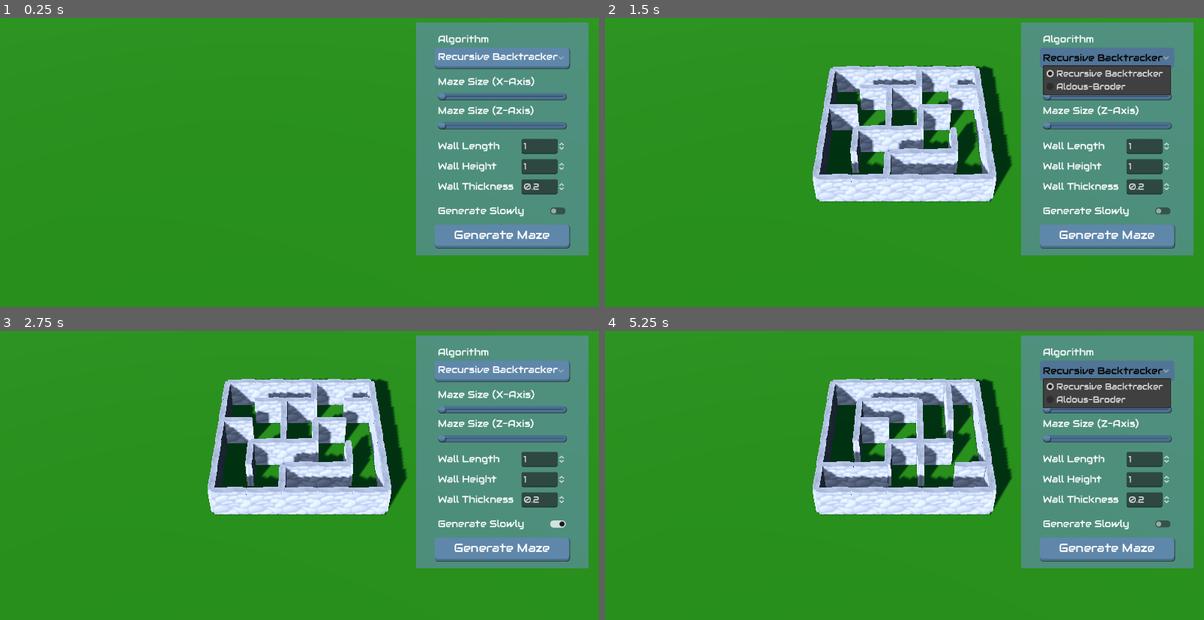
Above: before the commit, frames 1-4 (two rows, left to right).
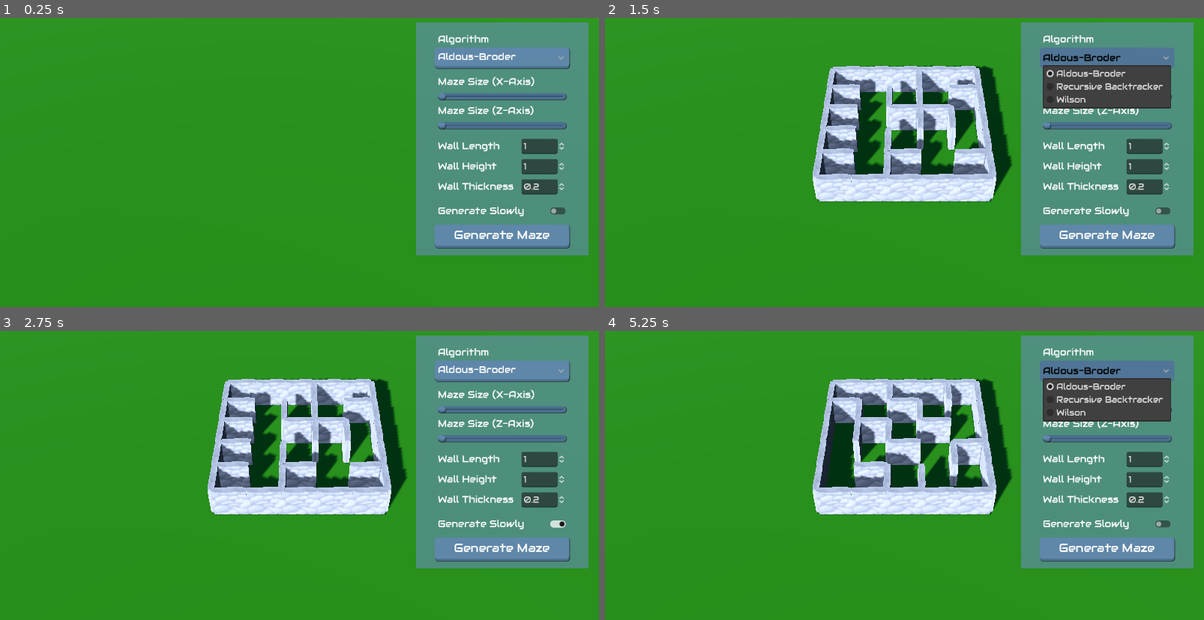
Above: after the commit, the same moments.

Repository: GuiBDBello/godot-maze-generator
Game: Godot game, scene res://scenes/playable/game.tscn
Same seed, same stepped clock (60 frames per second), same inputs: the game is played once before the commit and once after it.
Inputs (mouse positions are in pixels of both pictures, inside the frame that each line leads up to):
- Up to frame 1 (0.25 s): no input
- Up to frame 2 (1.5 s): click "Generate Maze" at 0.5 s; click "Recursive Backtracker" (after the commit: "Aldous-Broder") at 1.25 s
- Up to frame 3 (2.75 s): click (557, 524) at 2 s
- Up to frame 4 (5.25 s): click "Recursive Backtracker" (after the commit: "Aldous-Broder") at 2.75 s; click (1162, 524) at 3.5 s; click "Generate Maze" at 4.25 s; click "Recursive Backtracker" (after the commit: "Aldous-Broder") at 5 s

The runs differ from the first frame. In frame 1, 0.3% of the frame differs, in the area x 73-94%, y 11-15%; in frame 2, 6.7%, in the area x 36-95%, y 12-55%; in frame 3, 5.3%; in frame 4, 5.9%.

Commit message:
Add Wilson maze generation algorithm

Diff:
--- a/scenes/maze/maze_cell.gd
+++ b/scenes/maze/maze_cell.gd
@@ -1,4 +1,4 @@
-extends Node3D
+class_name MazeCell extends Node3D
 
 @onready var wall_north: MeshInstance3D = $"Wall North"
 @onready var wall_south: MeshInstance3D = $"Wall South"
--- a/scenes/maze/maze_generator/aldous_broder/aldous_broder.gd
+++ b/scenes/maze/maze_generator/aldous_broder/aldous_broder.gd
@@ -11,7 +11,7 @@
 
 	var unvisited_cells = (maze.width * maze.height) - 1
 	while unvisited_cells > 0:
-		var current_neighbour: Node3D = super.get_random_neighbour(get_neighbours(current_cell, maze_grid))
+		var current_neighbour: Node3D = super.get_random_neighbour_from_array(get_neighbours(current_cell, maze_grid))
 
 		if not current_neighbour.is_visited:
 			super.remove_walls_between(current_cell, current_neighbour)
@@ -22,21 +22,3 @@
 				await get_tree().create_timer(0.05).timeout
 
 		current_cell = current_neighbour
-
-
-func get_neighbours(current_cell: Node3D, maze_grid: Array) -> Array:
-	var neighbours: Array = []
-
-	if current_cell.grid_position_x > 0:
-		neighbours.push_back(maze_grid[current_cell.grid_position_x - 1][current_cell.grid_position_y])
-
-	if current_cell.grid_position_x < maze_grid.size() - 1:
-		neighbours.push_back(maze_grid[current_cell.grid_position_x + 1][current_cell.grid_position_y])
-
-	if current_cell.grid_position_y > 0:
-		neighbours.push_back(maze_grid[current_cell.grid_position_x][current_cell.grid_position_y - 1])
-
-	if current_cell.grid_position_y < maze_grid[current_cell.grid_position_x].size() - 1:
-		neighbours.push_back(maze_grid[current_cell.grid_position_x][current_cell.grid_position_y + 1])
-
-	return neighbours
--- a/scenes/maze/maze_generator/grid_based_maze_generator.gd
+++ b/scenes/maze/maze_generator/grid_based_maze_generator.gd
@@ -30,7 +30,25 @@
 	return maze_grid[maze_start_position_width][maze_start_position_height]
 
 
-func get_random_neighbour(cell_neighbours: Array) -> Node3D:
+func get_neighbours(current_cell: Node3D, maze_grid: Array) -> Array:
+	var neighbours: Array = []
+
+	if current_cell.grid_position_x > 0:
+		neighbours.push_back(maze_grid[current_cell.grid_position_x - 1][current_cell.grid_position_y])
+
+	if current_cell.grid_position_x < maze_grid.size() - 1:
+		neighbours.push_back(maze_grid[current_cell.grid_position_x + 1][current_cell.grid_position_y])
+
+	if current_cell.grid_position_y > 0:
+		neighbours.push_back(maze_grid[current_cell.grid_position_x][current_cell.grid_position_y - 1])
+
+	if current_cell.grid_position_y < maze_grid[current_cell.grid_position_x].size() - 1:
+		neighbours.push_back(maze_grid[current_cell.grid_position_x][current_cell.grid_position_y + 1])
+
+	return neighbours
+
+
+func get_random_neighbour_from_array(cell_neighbours: Array) -> Node3D:
 	var neighbour_position: int = rng.randi_range(0, cell_neighbours.size() - 1)
 	return cell_neighbours[neighbour_position]
 
--- a/scenes/maze/maze_generator/recursive_backtracker/recursive_backtracker.gd
+++ b/scenes/maze/maze_generator/recursive_backtracker/recursive_backtracker.gd
@@ -19,7 +19,7 @@
 		if not unvisited_neighbours.is_empty():
 			cell_stack.push_back(current_cell)
 
-			var current_neighbour: Node3D = super.get_random_neighbour(unvisited_neighbours)
+			var current_neighbour: Node3D = super.get_random_neighbour_from_array(unvisited_neighbours)
 			super.remove_walls_between(current_cell, current_neighbour)
 			current_neighbour.visit()
 			cell_stack.push_back(current_neighbour)
--- /dev/null
+++ b/scenes/maze/maze_generator/wilson/wilson.gd
@@ -0,0 +1,46 @@
+extends GridBasedMazeGenerator
+
+
+func generate_maze(maze: Maze, is_generated_slowly: bool) -> void:
+	super.center_maze_on_screen(maze.width, maze.height, maze.wall_length)
+
+	var maze_grid: Array = await super.generate_cell_grid(maze.width, maze.height, maze.wall_length, maze.wall_height, maze.wall_thickness)
+
+	var unvisited_cells: int = maze.width * maze.height
+
+	var initial_cell: MazeCell = super.randomize_start_position(maze_grid, maze.width, maze.height)
+	initial_cell.visit()
+	unvisited_cells -= 1
+
+	while unvisited_cells > 0:
+		var current_cell: MazeCell = super.randomize_start_position(maze_grid, maze.width, maze.height)
+		while current_cell.is_visited:
+			current_cell = super.randomize_start_position(maze_grid, maze.width, maze.height)
+
+		var cell_neighbours: Array = super.get_neighbours(current_cell, maze_grid)
+		var current_neighbour: MazeCell = super.get_random_neighbour_from_array(cell_neighbours)
+
+		var walked_cells: Array[MazeCell] = [current_cell]
+
+		while not current_neighbour.is_visited:
+			if walked_cells.has(current_neighbour):
+				var last_cell: MazeCell = walked_cells[-1]
+				while not current_neighbour == last_cell:
+					walked_cells.pop_back()
+					last_cell = walked_cells[-1]
+			else:
+				walked_cells.push_back(current_neighbour)
+
+			current_cell = current_neighbour
+			cell_neighbours = super.get_neighbours(current_cell, maze_grid)
+			current_neighbour = super.get_random_neighbour_from_array(cell_neighbours)
+
+		walked_cells.push_back(current_neighbour)
+
+		for i: int in walked_cells.size() - 1:
+			var before_cell = walked_cells[i]
+			var after_cell = walked_cells[i + 1]
+			super.remove_walls_between(before_cell, after_cell)
+			before_cell.visit()
+			after_cell.visit()
+			unvisited_cells -= 1
--- /dev/null
+++ b/scenes/maze/maze_generator/wilson/wilson.tscn
@@ -0,0 +1,6 @@
+[gd_scene load_steps=2 format=3 uid="uid://bu4p41yghtvlt"]
+
+[ext_resource type="Script" path="res://scenes/maze/maze_generator/wilson/wilson.gd" id="1_msj7k"]
+
+[node name="Wilson" type="Node3D"]
+script = ExtResource("1_msj7k")
--- a/scenes/playable/game.tscn
+++ b/scenes/playable/game.tscn
@@ -1,9 +1,10 @@
-[gd_scene load_steps=15 format=3 uid="uid://b5ptabdfgohvv"]
+[gd_scene load_steps=16 format=3 uid="uid://b5ptabdfgohvv"]
 
 [ext_resource type="Script" path="res://scenes/playable/game.gd" id="1_fpj1e"]
 [ext_resource type="PackedScene" uid="uid://c2vh3d2n372po" path="res://scenes/maze/maze_generator/recursive_backtracker/recursive_backtracker.tscn" id="2_t4y1x"]
 [ext_resource type="Shader" path="res://shaders/sky.gdshader" id="2_twyl1"]
 [ext_resource type="PackedScene" uid="uid://cc3km6e3rn7ns" path="res://scenes/maze/maze_generator/aldous_broder/aldous_broder.tscn" id="3_6krv0"]
+[ext_resource type="PackedScene" uid="uid://bu4p41yghtvlt" path="res://scenes/maze/maze_generator/wilson/wilson.tscn" id="3_shqtx"]
 [ext_resource type="PackedScene" uid="uid://rc8rnxx07fri" path="res://assets/tree/tree.glb" id="4_by38g"]
 [ext_resource type="Script" path="res://scenes/ui/menu.gd" id="5_cs4tl"]
 [ext_resource type="Material" uid="uid://mj1x6sllquif" path="res://resources/ground.tres" id="5_e5l3x"]
@@ -36,7 +37,7 @@
 
 [node name="Game" type="Node"]
 script = ExtResource("1_fpj1e")
-maze_generation_algorithms = Array[PackedScene]([ExtResource("2_t4y1x"), ExtResource("3_6krv0")])
+maze_generation_algorithms = Array[PackedScene]([ExtResource("3_6krv0"), ExtResource("2_t4y1x"), ExtResource("3_shqtx")])
 
 [node name="Scenario" type="Node" parent="."]
 
